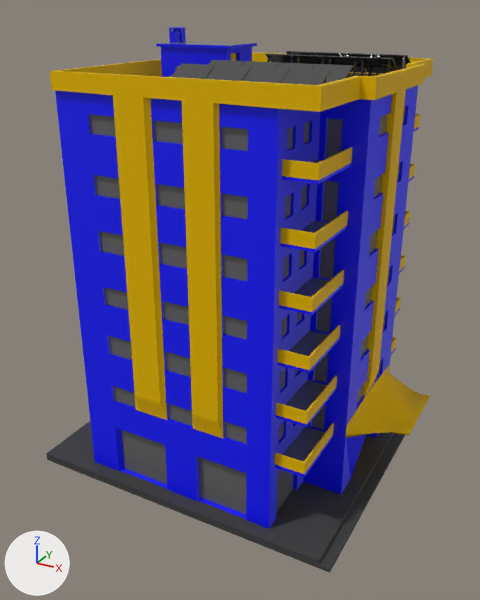
Before and after pictures for a commit that changed the Blender file models/scene/house/EdificioNoJoin.blend.
Both versions are drawn from a camera (50 mm lens) standing at (7.55, -14.03, 10.41) and looking at (0.19, -0.66, 3.72). Lighting does not change. The marker at lower left points along +X, +Y and +Z.

Names of what the first picture shows: 'Cubo', 'Edificio', 'Panel Solar1', 'Panel Solar2'.
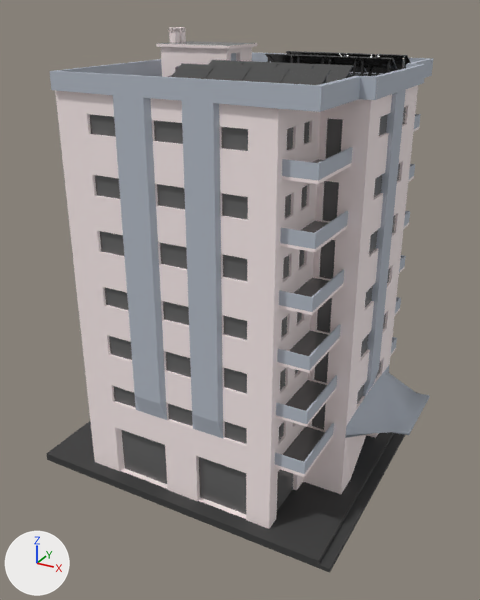
Pixel boxes (x1, y1, x2, y2) of what changed, in the pictures (480 x 600 px):
'Edificio', recoloured
    both: (50, 27, 434, 529)

The change in detail:
Material 'Base1' (mat_base1) changes colour from blue #0007ff to white #fff1f1; in linear values from (0.0, 0.00219, 1.0) to (1.0, 0.878, 0.878).
Material 'Franja' (mat_franja) changes colour from yellow #e7b800 to light grey #b6bdc8; in linear values from (0.8, 0.48, 0.0) to (0.467, 0.509, 0.58).
